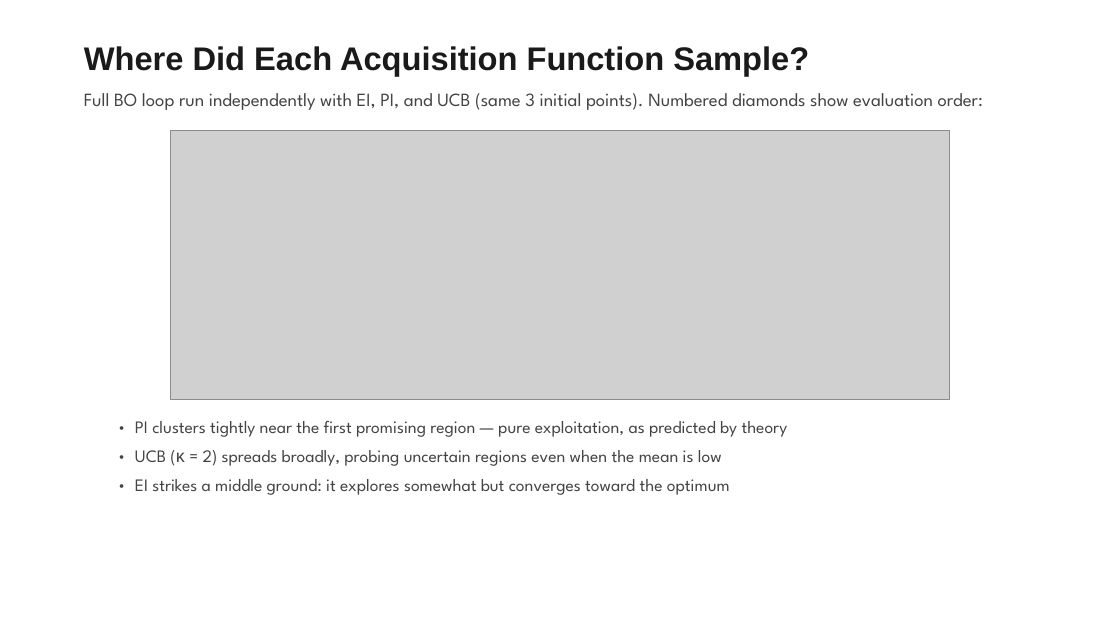
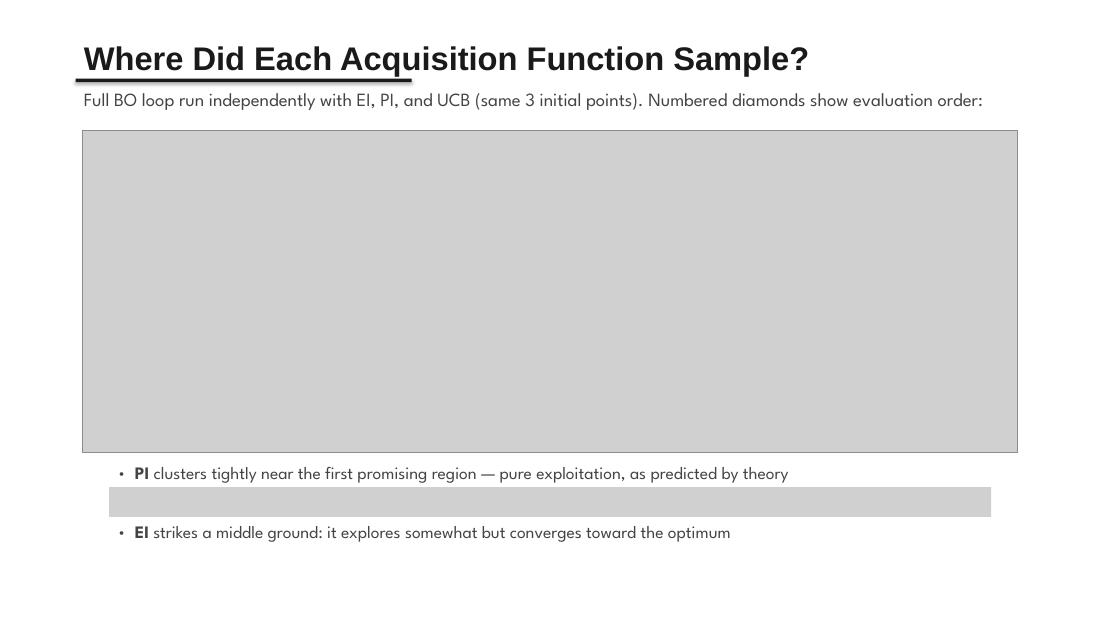
Before and after one commit to AHMalik2000/KIMM-Shared-Data, a slide deck: slide 35 of presentation.pptx. Drawn at 1120x630 pixels with LibreOffice and Linux fonts; fonts in the diff are those of the drawing; grey boxes stand for pictures. Boxes give left, top, right and bottom in pixels: in the first picture for what was removed or moved away, otherwise in the second. Text is boxed around its words. In the diff, an @@ line names an element or a change of style, - is before the commit and + after.

```diff
--- a/presentation.pptx
+++ b/presentation.pptx
@@ rectangle added at [76,79,412,82], fill #1A1A1A @@
@@ picture: place and size @@
-picture at [171,130,950,399]
+picture at [82,130,1017,453]
@@ text "• PI clusters tightly near ...": place and size @@
-text "• PI clusters tightly near ..." at [135,421,788,437]
+text "• PI clusters tightly near ..." at [135,467,789,483]
@@ text "• PI clusters tightly near ..." at [135,467,789,483]: bold on in "PI" @@
@@ text removed at [135,450,722,466] @@
-• UCB (κ = 2) spreads broadly, probing uncertain regions even when the mean is low
@@ picture added at [109,487,991,517] @@
@@ text "• EI strikes a middle ...": place and size @@
-text "• EI strikes a middle ..." at [135,479,730,495]
+text "• EI strikes a middle ..." at [135,526,731,542]
@@ text "• EI strikes a middle ..." at [135,526,731,542]: bold on in "EI" @@
```
Also in this commit, not shown: 15 other slides changed.
